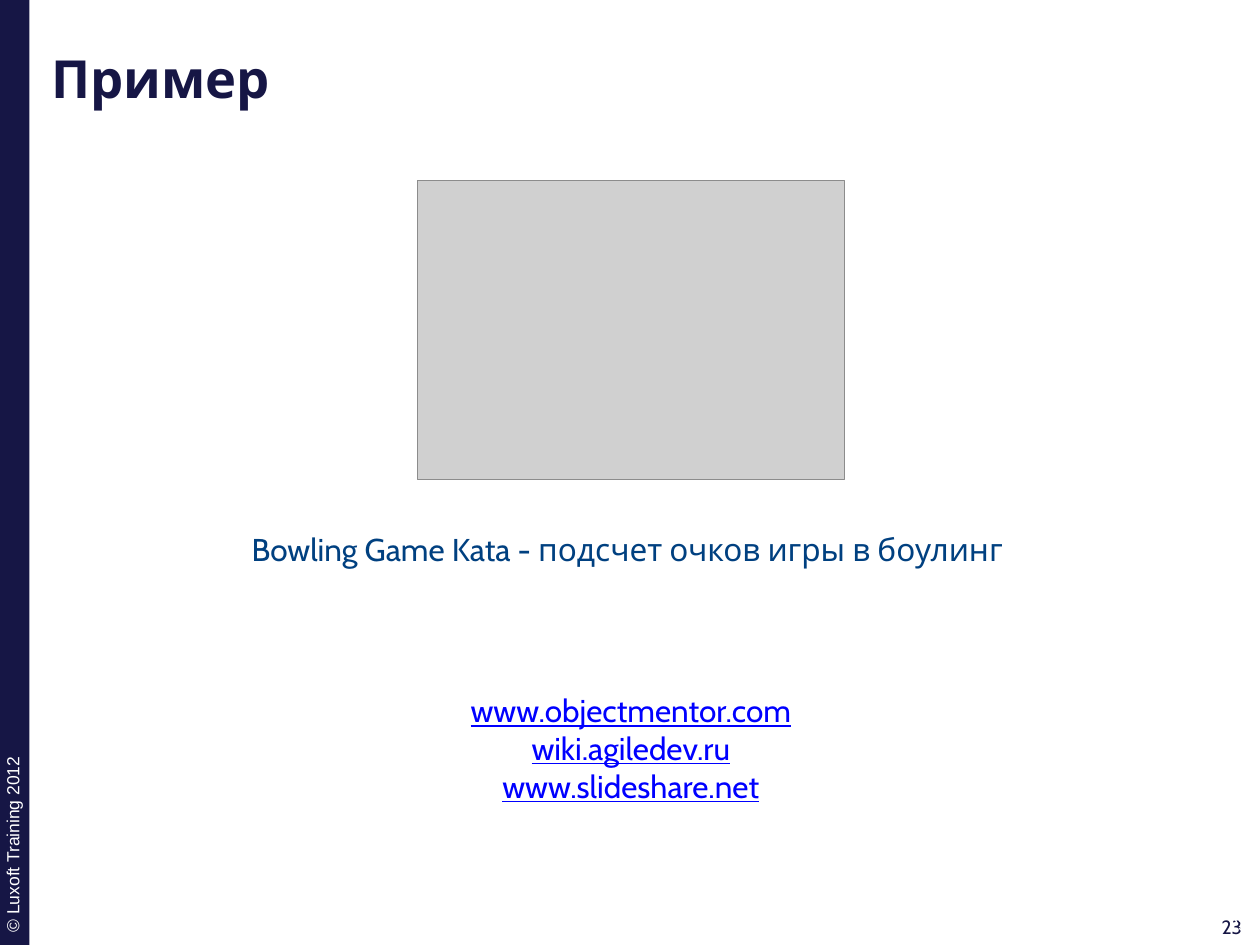
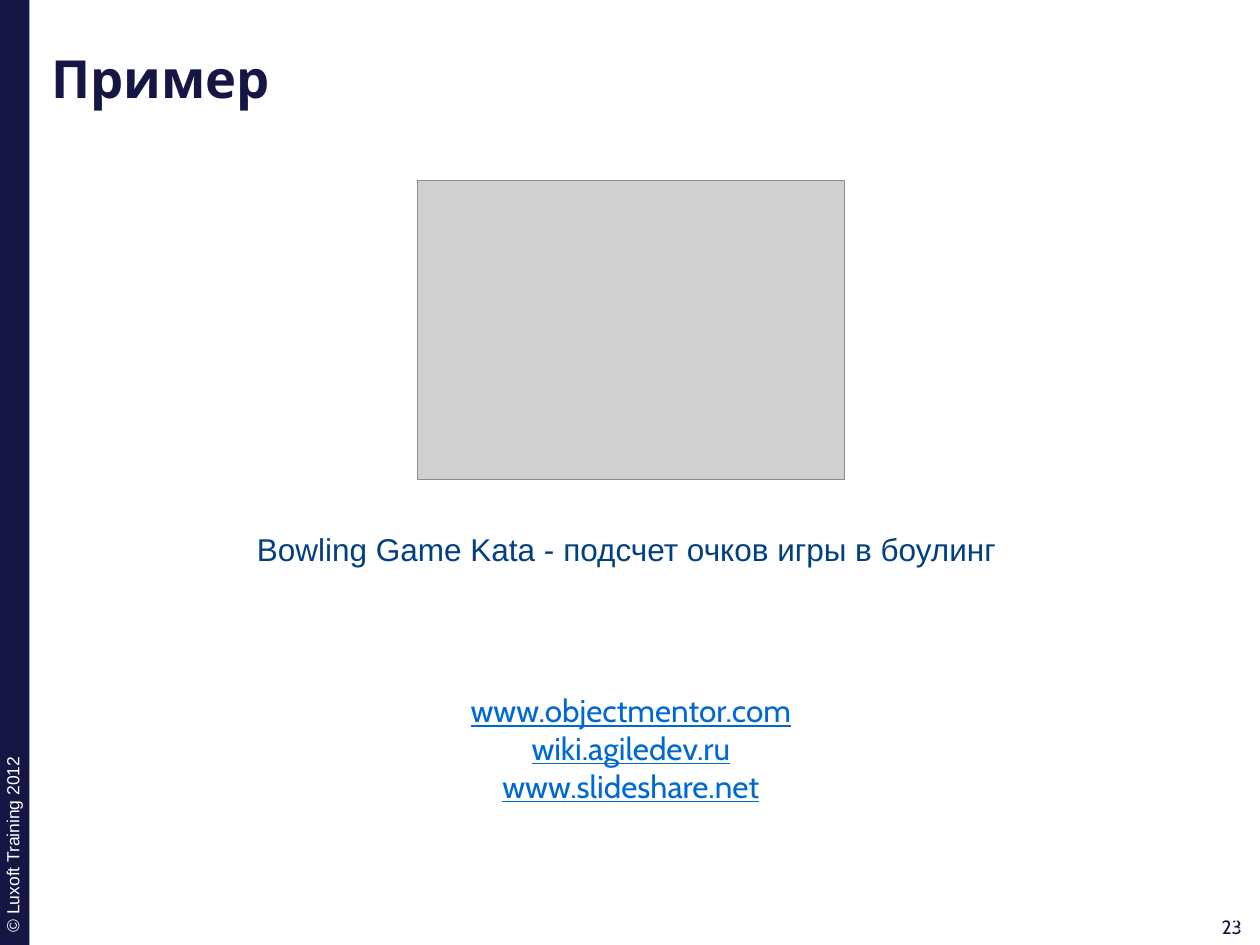
Before and after one commit to ivan-dyachenko/Trainings, a slide deck: slide 23 of Test Driven Development/materials/pptx/1. TDD-Introduction.pptx. Drawn at 1260x945 pixels with LibreOffice and Linux fonts; fonts in the diff are those of the drawing; grey boxes stand for pictures; background and template pictures are left out. Boxes give left, top, right and bottom in pixels: in the first picture for what was removed or moved away, otherwise in the second. Text is boxed around its words. In the diff, an @@ line names an element or a change of style, - is before the commit and + after.

```diff
--- a/Test Driven Development/materials/pptx/1. TDD-Introduction.pptx
+++ b/Test Driven Development/materials/pptx/1. TDD-Introduction.pptx
@@ text "Bowling Game Kata - подсчет ..." at [257,538,996,567]: font Cabin to Arial @@
@@ text "www.objectmentor.com" at [471,698,791,802]: text colour #0000FF to #0068D2 @@
```
Also in this commit, not shown: 36 other slides changed, 4 slides added, 4 slides removed, 13 other files.
